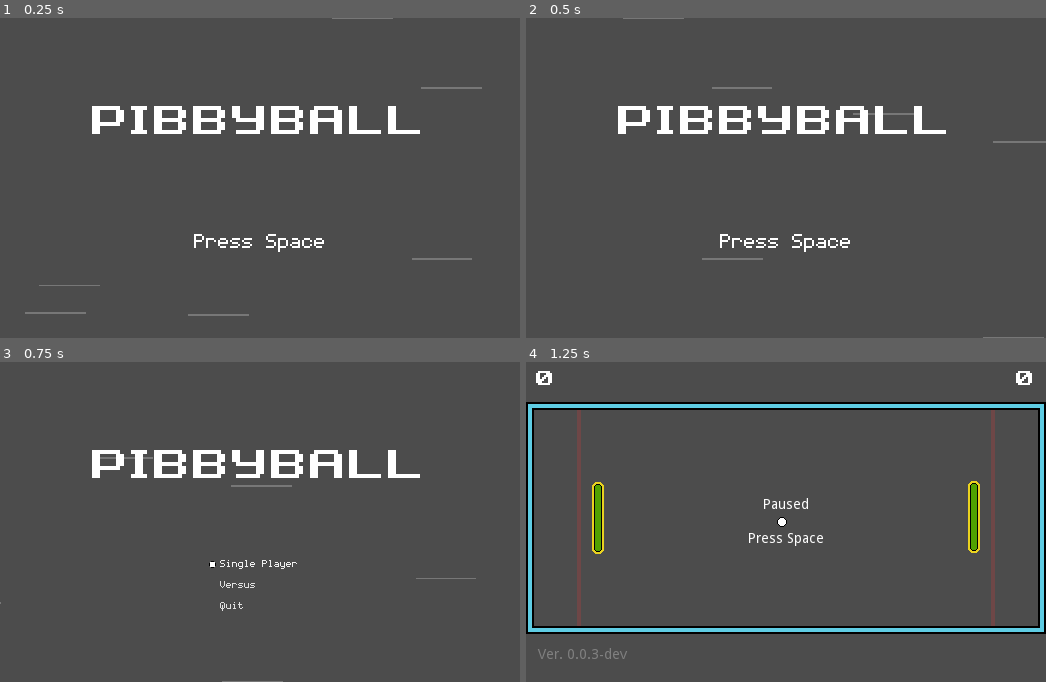
Above: before the commit, frames 1-4 (two rows, left to right).
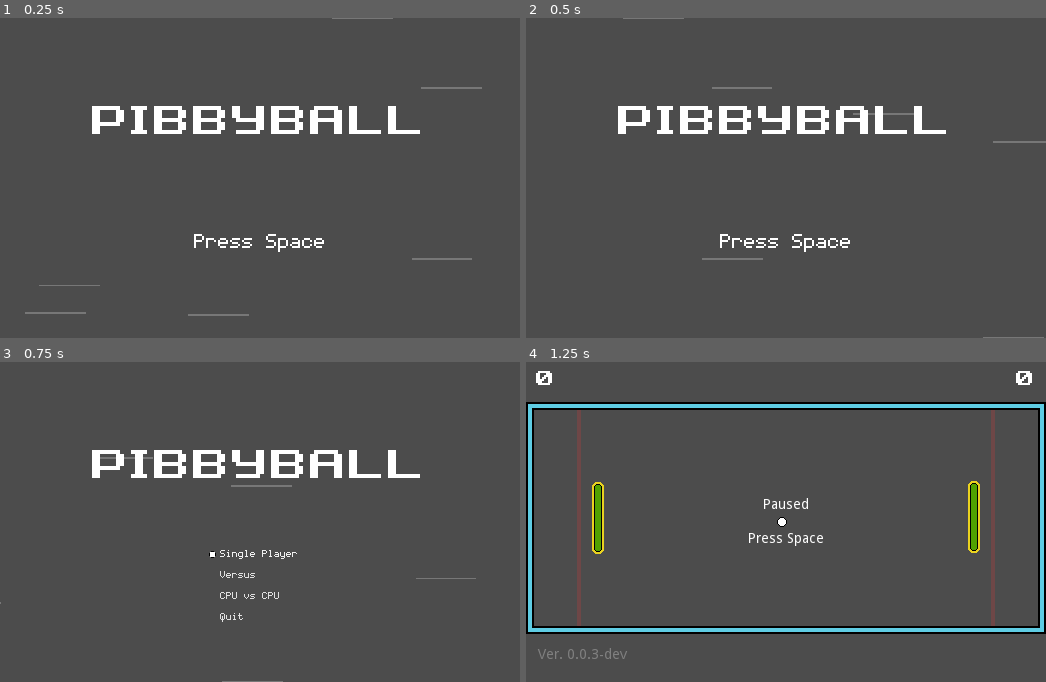
Above: after the commit, the same moments.

Repository: tkshehan/_pong
Game: Godot game, scene res://Main.tscn
Same seed, same stepped clock (60 frames per second), same inputs: the game is played once before the commit and once after it. Sound files missing from this copy of the repository are replaced by a short silence.
Inputs:
- Up to frame 1 (0.25 s): no input
- Up to frame 2 (0.5 s): no input
- Up to frame 3 (0.75 s): tap Space (pause) at 0.5 s; hold Up (move_up) from 0.53 s (still down)
- Up to frame 4 (1.25 s): keep holding Up (move_up); tap Enter (ui_accept) at 0.77 s

Frames 1-2 are identical in both runs. In frame 3, 0.5% of the frame differs, in the area x 40-58%, y 58-82%; in frame 4, nothing differs.

Commit message:
added cpu vs cpu mode

Diff:
--- a/Main.gd
+++ b/Main.gd
@@ -15,6 +15,10 @@
 
 func _on_start_2p():
 	GameState.num_of_players = 2
+	start_game()
+
+func _on_start_0p():
+	GameState.num_of_players = 0
 	start_game()
 
 func start_game():
--- a/TitleScreen/Title_Menu.gd
+++ b/TitleScreen/Title_Menu.gd
@@ -4,6 +4,7 @@
 	get_node("HBoxContainer/SinglePlayer").grab_focus()
 	$HBoxContainer/SinglePlayer.connect("pressed", GameState.root_scene, "_on_start_1p")
 	$HBoxContainer/TwoPlayer.connect("pressed", GameState.root_scene, "_on_start_2p")
+	$HBoxContainer/Demo.connect("pressed", GameState.root_scene, "_on_start_0p")
 	$HBoxContainer/Quit.connect("pressed", self, "quit_game")
 
 func quit_game():
--- a/TitleScreen/Title_Menu.tscn
+++ b/TitleScreen/Title_Menu.tscn
@@ -32,9 +32,9 @@
 }
 
 [node name="SinglePlayer" type="ToolButton" parent="HBoxContainer"]
-margin_top = 66.0
+margin_top = 56.0
 margin_right = 90.0
-margin_bottom = 83.0
+margin_bottom = 73.0
 grow_horizontal = 2
 custom_styles/focus = SubResource( 1 )
 custom_fonts/font = SubResource( 2 )
@@ -49,9 +49,9 @@
 texture = ExtResource( 3 )
 
 [node name="TwoPlayer" type="ToolButton" parent="HBoxContainer"]
-margin_top = 87.0
+margin_top = 77.0
 margin_right = 90.0
-margin_bottom = 104.0
+margin_bottom = 94.0
 grow_horizontal = 2
 custom_styles/focus = SubResource( 1 )
 custom_fonts/font = SubResource( 2 )
@@ -65,10 +65,27 @@
 scale = Vector2( 0.700001, 0.700001 )
 texture = ExtResource( 3 )
 
+[node name="Demo" type="ToolButton" parent="HBoxContainer"]
+margin_top = 98.0
+margin_right = 90.0
+margin_bottom = 115.0
+grow_horizontal = 2
+custom_styles/focus = SubResource( 1 )
+custom_fonts/font = SubResource( 2 )
+text = "CPU vs CPU"
+align = 0
+script = ExtResource( 4 )
+
+[node name="Sprite" type="Sprite" parent="HBoxContainer/Demo"]
+visible = false
+position = Vector2( -1.99999, 8.00001 )
+scale = Vector2( 0.700001, 0.700001 )
+texture = ExtResource( 3 )
+
 [node name="Quit" type="ToolButton" parent="HBoxContainer"]
-margin_top = 108.0
+margin_top = 119.0
 margin_right = 90.0
-margin_bottom = 125.0
+margin_bottom = 136.0
 grow_horizontal = 2
 custom_styles/focus = SubResource( 1 )
 custom_fonts/font = SubResource( 2 )
@@ -85,5 +102,7 @@
 [connection signal="focus_exited" from="HBoxContainer/SinglePlayer" to="HBoxContainer/SinglePlayer" method="_on_ToolButton_focus_exited"]
 [connection signal="focus_entered" from="HBoxContainer/TwoPlayer" to="HBoxContainer/TwoPlayer" method="_on_ToolButton_focus_entered"]
 [connection signal="focus_exited" from="HBoxContainer/TwoPlayer" to="HBoxContainer/TwoPlayer" method="_on_ToolButton_focus_exited"]
+[connection signal="focus_entered" from="HBoxContainer/Demo" to="HBoxContainer/Demo" method="_on_ToolButton_focus_entered"]
+[connection signal="focus_exited" from="HBoxContainer/Demo" to="HBoxContainer/Demo" method="_on_ToolButton_focus_exited"]
 [connection signal="focus_entered" from="HBoxContainer/Quit" to="HBoxContainer/Quit" method="_on_ToolButton_focus_entered"]
 [connection signal="focus_exited" from="HBoxContainer/Quit" to="HBoxContainer/Quit" method="_on_ToolButton_focus_exited"]
